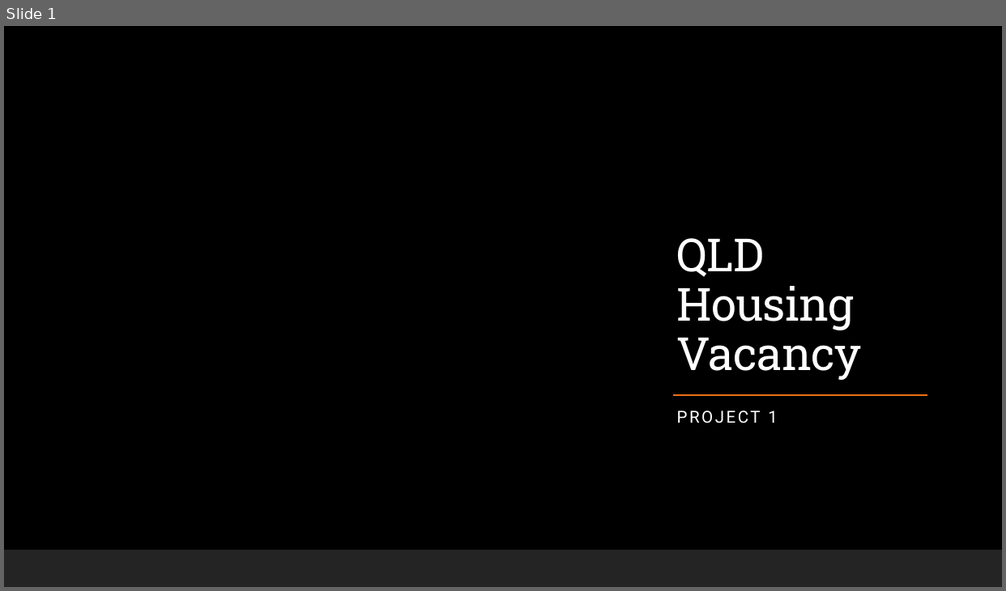
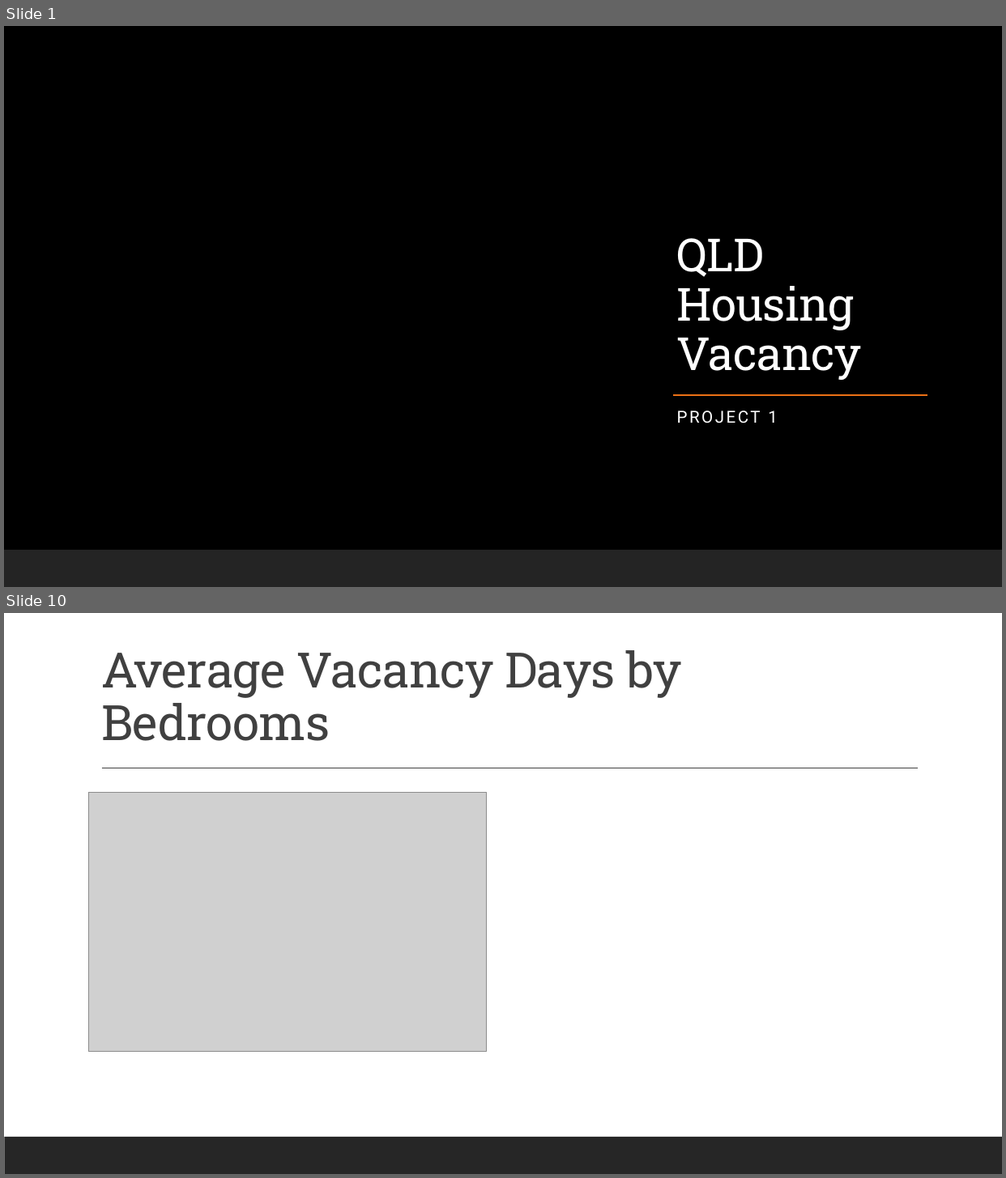
Before and after one commit to Anguyensfg/project-1, a slide deck: QLD Housing Vacancy.pptx. Shown one above the other, each under a label of ours: slide 1 before the commit, slides 1 and 10 after it; the slides between them are not shown. The pictures are 1006x591 and 1006x1178 pixels, drawn with LibreOffice and Linux fonts; fonts in the diff are those of the drawing; grey boxes stand for pictures; background and template pictures are left out. Boxes give left, top, right and bottom in pixels: in the first picture for what was removed or moved away, otherwise in the second. Text is boxed around its words. In the diff, an @@ line names an element or a change of style, - is before the commit and + after.

```diff
--- a/QLD Housing Vacancy.pptx
+++ b/QLD Housing Vacancy.pptx
@@ slide 10 added at (4,613,1002,1174), background #FFFFFF; not listed: 1 template element that a slide beside it also shows @@
@@ title added at (101,650,682,741), 47 pt, text #404040 @@
+Average Vacancy Days by Bedrooms
@@ line added from (102, 769) to (918, 769), #404040 1 pt @@
@@ picture added at (88,793,486,1053) @@
```
Also in this commit, not shown: 1 slide changed, 13 other slides added.
